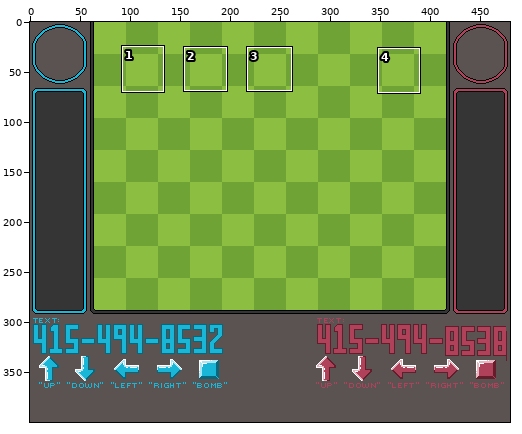
Two states of a sprite sheet, data/background.png. Above: a wide view before the commit, with the close-up outlined.
Close-up. First the earlier version:
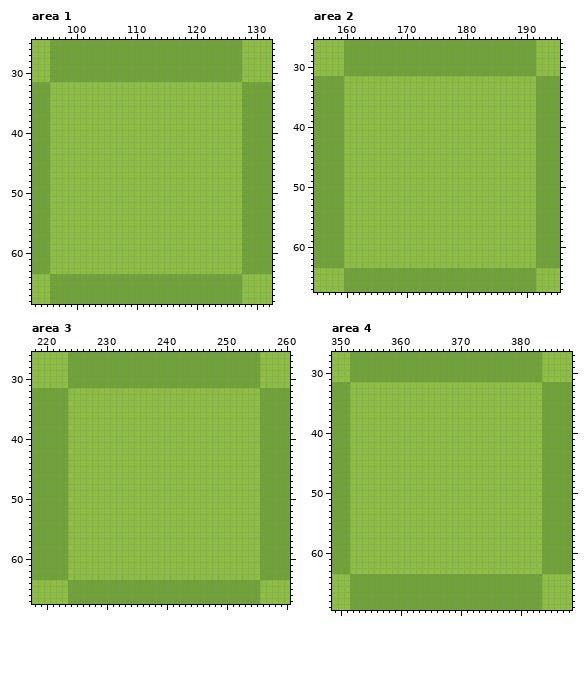
The file is 480x400 pixels. Colours within 5 levels of each other are drawn and written as one. Shown: area 1: x 93..132, y 25..68; area 2: x 155..195, y 26..67; area 3: x 218..260, y 26..67; area 4: x 349..388, y 27..69. The commit also changed other parts of the picture, which this record leaves out.
And afterwards:
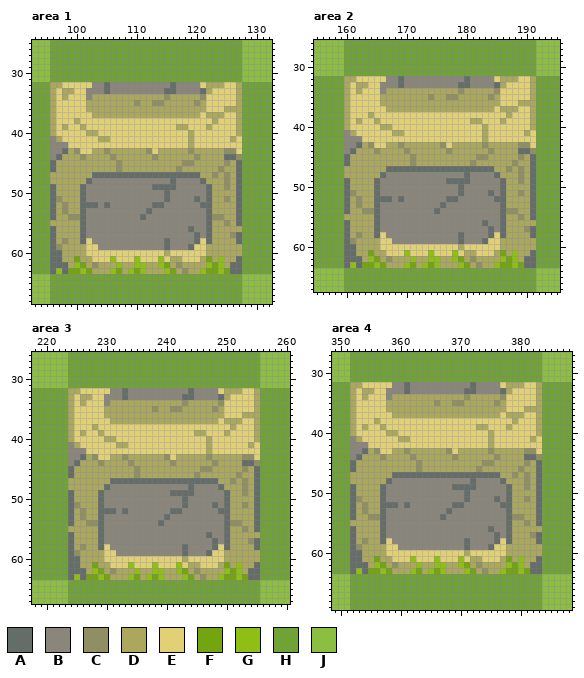
Palette (. is transparent): A #656d68  B #8a867b  C #908f62  D #aba85d  E #e1d076  F #74a40f  G #8fbf15  H #70a336  J #8bbe41
The exact change:
Changed rows in their new state; - is an unchanged pixel.
Area 1:
first column x 96:
32 DDEEEEEBBABBBBBBBBBBABBBBEDDDEED
33 DEDDEEBBBABBBBBBBBBAABBBBADEEEED
34 DEDEEEBDDDDDDDDDDDDCDDDDDCEEEEED
35 DEEEEEDDDDDDDDCDDCCDDDDDCDEEEEED
36 DEEEEEDDDDDDDDDDDDDDDDDDDDEEEDDD
37 DEEEEEEDDDDDDDDDDDDDDDDDDEDDDEED
38 DEEEDEEEEEEEEEEEEEEEEEEEEEEDEEED
39 DEDEEDEEEEEEEEEEEEEEEDDEEEDEEEED
40 DEEEEEDDEEEEEEEEEEEEEEEDEEEEEEED
41 BDEEEEEEDDEEEEEEEEEEEEEDEEEEEEDE
42 BBBEEEEEEEEEEEEEEEEEEEEDEEEEEEEE
43 BBADCEEDDCDDDDDDCEDDDDDCDDDDDCCE
44 BADDDCDDDDCDDDDDDCDDDDDDCDDDDAAC
45 ADDDDDDDDDDCDDDDDDDDDDCCDDDDDCDA
46 ADDDDDDDDDDCDDDDDDDDDCDDDDDDCDDA
47 DDDDDDDAAAAAAAAAAAAAAAAAADDCDCDA
48 DDDDDDABBBBBBBBBBBBBABBBBADDDCDA
49 ADDDDABBBBBBBBBBBAAAABBBBBADDCDA
50 ADDDDABBBBBBBBBBBBBABBBBBBADDDDA
51 ACDDDABBBBBBBBBBBBBABBBBABADDCDA
52 ADCDDAAABABBBBBBBAABBBBBBAADDDDA
53 ADCDDABBBBBBBBBBABBBBBBBBBADDDDA
54 ADDCCABBBBBBBBBABBBBBBBBBBACCDDA
55 DDDDDABBBBBBBBBBBBBBBBBBBBADDCDA
56 ADDDDABBBBBBBBBBBBBBBBBABBADDDDD
57 ADDDDABBBBBBBBBBBBBBBBBBABADDDCA
58 ADCDDAEBBBBBBBBBBBBABBBBAEADDDDA
59 ACDDDDEEBBBBBBBBBBBABBBAEEDDDDDD
60 AADDDDEEEEEEEEEEEEEDEEEEEEDDDDDD
61 AADDFDDEEEGEEEGEEEGEDDEEEDFDGDDA
62 AAADGFDCDDDGDDGGDDGFDCDDDDGFGDAA
63 AGAFFGFDDDGFDGFGDDDGFDCDDGFFGFAA
Area 2:
first column x 160:
32 DDEEEEEBBABBBBBBBBBBABBBBEDDDEED
33 DEDDEEBBBABBBBBBBBBAABBBBADEEEED
34 DEDEEEBDDDDDDDDDDDDCDDDDDCEEEEED
35 DEEEEEDDDDDDDDCDDCCDDDDDCDEEEEED
36 DEEEEEDDDDDDDDDDDDDDDDDDDDEEEDDD
37 DEEEEEEDDDDDDDDDDDDDDDDDDEDDDEED
38 DEEEDEEEEEEEEEEEEEEEEEEEEEEDEEED
39 DEDEEDEEEEEEEEEEEEEEEDDEEEDEEEED
40 DEEEEEDDEEEEEEEEEEEEEEEDEEEEEEED
41 BDEEEEEEDDEEEEEEEEEEEEEDEEEEEEDE
42 BBBEEEEEEEEEEEEEEEEEEEEDEEEEEEEE
43 BBADCEEDDCDDDDDDCEDDDDDCDDDDDCCE
44 BADDDCDDDDCDDDDDDCDDDDDDCDDDDAAC
45 ADDDDDDDDDDCDDDDDDDDDDCCDDDDDCDA
46 ADDDDDDDDDDCDDDDDDDDDCDDDDDDCDDA
47 DDDDDDDAAAAAAAAAAAAAAAAAADDCDCDA
48 DDDDDDABBBBBBBBBBBBBABBBBADDDCDA
49 ADDDDABBBBBBBBBBBAAAABBBBBADDCDA
50 ADDDDABBBBBBBBBBBBBABBBBBBADDDDA
51 ACDDDABBBBBBBBBBBBBABBBBABADDCDA
52 ADCDDAAABABBBBBBBAABBBBBBAADDDDA
53 ADCDDABBBBBBBBBBABBBBBBBBBADDDDA
54 ADDCCABBBBBBBBBABBBBBBBBBBACCDDA
55 DDDDDABBBBBBBBBBBBBBBBBBBBADDCDA
56 ADDDDABBBBBBBBBBBBBBBBBABBADDDDD
57 ADDDDABBBBBBBBBBBBBBBBBBABADDDCA
58 ADCDDAEBBBBBBBBBBBBABBBBAEADDDDA
59 ACDDDDEEBBBBBBBBBBBABBBAEEDDDDDD
60 AADDDDEEEEEEEEEEEEEDEEEEEEDDDDDD
61 AADDFDDEEEGEEEGEEEGEDDEEEDFDGDDA
62 AAADGFDCDDDGDDGGDDGFDCDDDDGFGDAA
63 AGAFFGFDDDGFDGFGDDDGFDCDDGFFGFAA
Area 3:
first column x 224:
32 DDEEEEEBBABBBBBBBBBBABBBBEDDDEED
33 DEDDEEBBBABBBBBBBBBAABBBBADEEEED
34 DEDEEEBDDDDDDDDDDDDCDDDDDCEEEEED
35 DEEEEEDDDDDDDDCDDCCDDDDDCDEEEEED
36 DEEEEEDDDDDDDDDDDDDDDDDDDDEEEDDD
37 DEEEEEEDDDDDDDDDDDDDDDDDDEDDDEED
38 DEEEDEEEEEEEEEEEEEEEEEEEEEEDEEED
39 DEDEEDEEEEEEEEEEEEEEEDDEEEDEEEED
40 DEEEEEDDEEEEEEEEEEEEEEEDEEEEEEED
41 BDEEEEEEDDEEEEEEEEEEEEEDEEEEEEDE
42 BBBEEEEEEEEEEEEEEEEEEEEDEEEEEEEE
43 BBADCEEDDCDDDDDDCEDDDDDCDDDDDCCE
44 BADDDCDDDDCDDDDDDCDDDDDDCDDDDAAC
45 ADDDDDDDDDDCDDDDDDDDDDCCDDDDDCDA
46 ADDDDDDDDDDCDDDDDDDDDCDDDDDDCDDA
47 DDDDDDDAAAAAAAAAAAAAAAAAADDCDCDA
48 DDDDDDABBBBBBBBBBBBBABBBBADDDCDA
49 ADDDDABBBBBBBBBBBAAAABBBBBADDCDA
50 ADDDDABBBBBBBBBBBBBABBBBBBADDDDA
51 ACDDDABBBBBBBBBBBBBABBBBABADDCDA
52 ADCDDAAABABBBBBBBAABBBBBBAADDDDA
53 ADCDDABBBBBBBBBBABBBBBBBBBADDDDA
54 ADDCCABBBBBBBBBABBBBBBBBBBACCDDA
55 DDDDDABBBBBBBBBBBBBBBBBBBBADDCDA
56 ADDDDABBBBBBBBBBBBBBBBBABBADDDDD
57 ADDDDABBBBBBBBBBBBBBBBBBABADDDCA
58 ADCDDAEBBBBBBBBBBBBABBBBAEADDDDA
59 ACDDDDEEBBBBBBBBBBBABBBAEEDDDDDD
60 AADDDDEEEEEEEEEEEEEDEEEEEEDDDDDD
61 AADDFDDEEEGEEEGEEEGEDDEEEDFDGDDA
62 AAADGFDCDDDGDDGGDDGFDCDDDDGFGDAA
63 AGAFFGFDDDGFDGFGDDDGFDCDDGFFGFAA
Area 4:
first column x 352:
32 DDEEEEEBBABBBBBBBBBBABBBBEDDDEED
33 DEDDEEBBBABBBBBBBBBAABBBBADEEEED
34 DEDEEEBDDDDDDDDDDDDCDDDDDCEEEEED
35 DEEEEEDDDDDDDDCDDCCDDDDDCDEEEEED
36 DEEEEEDDDDDDDDDDDDDDDDDDDDEEEDDD
37 DEEEEEEDDDDDDDDDDDDDDDDDDEDDDEED
38 DEEEDEEEEEEEEEEEEEEEEEEEEEEDEEED
39 DEDEEDEEEEEEEEEEEEEEEDDEEEDEEEED
40 DEEEEEDDEEEEEEEEEEEEEEEDEEEEEEED
41 BDEEEEEEDDEEEEEEEEEEEEEDEEEEEEDE
42 BBBEEEEEEEEEEEEEEEEEEEEDEEEEEEEE
43 BBADCEEDDCDDDDDDCEDDDDDCDDDDDCCE
44 BADDDCDDDDCDDDDDDCDDDDDDCDDDDAAC
45 ADDDDDDDDDDCDDDDDDDDDDCCDDDDDCDA
46 ADDDDDDDDDDCDDDDDDDDDCDDDDDDCDDA
47 DDDDDDDAAAAAAAAAAAAAAAAAADDCDCDA
48 DDDDDDABBBBBBBBBBBBBABBBBADDDCDA
49 ADDDDABBBBBBBBBBBAAAABBBBBADDCDA
50 ADDDDABBBBBBBBBBBBBABBBBBBADDDDA
51 ACDDDABBBBBBBBBBBBBABBBBABADDCDA
52 ADCDDAAABABBBBBBBAABBBBBBAADDDDA
53 ADCDDABBBBBBBBBBABBBBBBBBBADDDDA
54 ADDCCABBBBBBBBBABBBBBBBBBBACCDDA
55 DDDDDABBBBBBBBBBBBBBBBBBBBADDCDA
56 ADDDDABBBBBBBBBBBBBBBBBABBADDDDD
57 ADDDDABBBBBBBBBBBBBBBBBBABADDDCA
58 ADCDDAEBBBBBBBBBBBBABBBBAEADDDDA
59 ACDDDDEEBBBBBBBBBBBABBBAEEDDDDDD
60 AADDDDEEEEEEEEEEEEEDEEEEEEDDDDDD
61 AADDFDDEEEGEEEGEEEGEDDEEEDFDGDDA
62 AAADGFDCDDDGDDGGDDGFDCDDDDGFGDAA
63 AGAFFGFDDDGFDGFGDDDGFDCDDGFFGFAA
Changed places in both close-ups, as pixel boxes (x1, y1, x2, y2):
changed: (50, 82, 242, 274)
changed: (344, 76, 536, 268)
changed: (68, 388, 260, 580)
changed: (350, 382, 542, 574)
